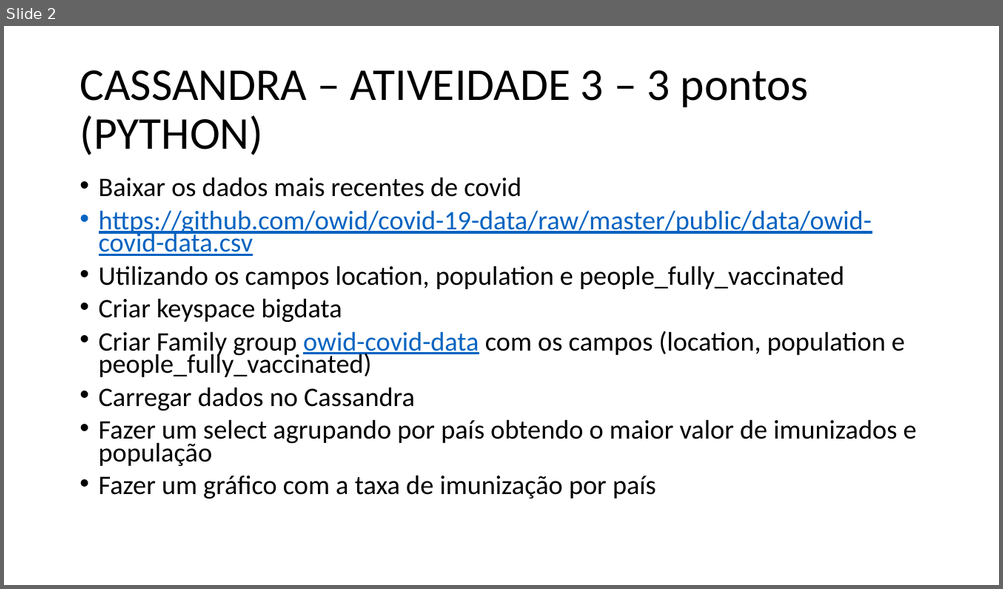
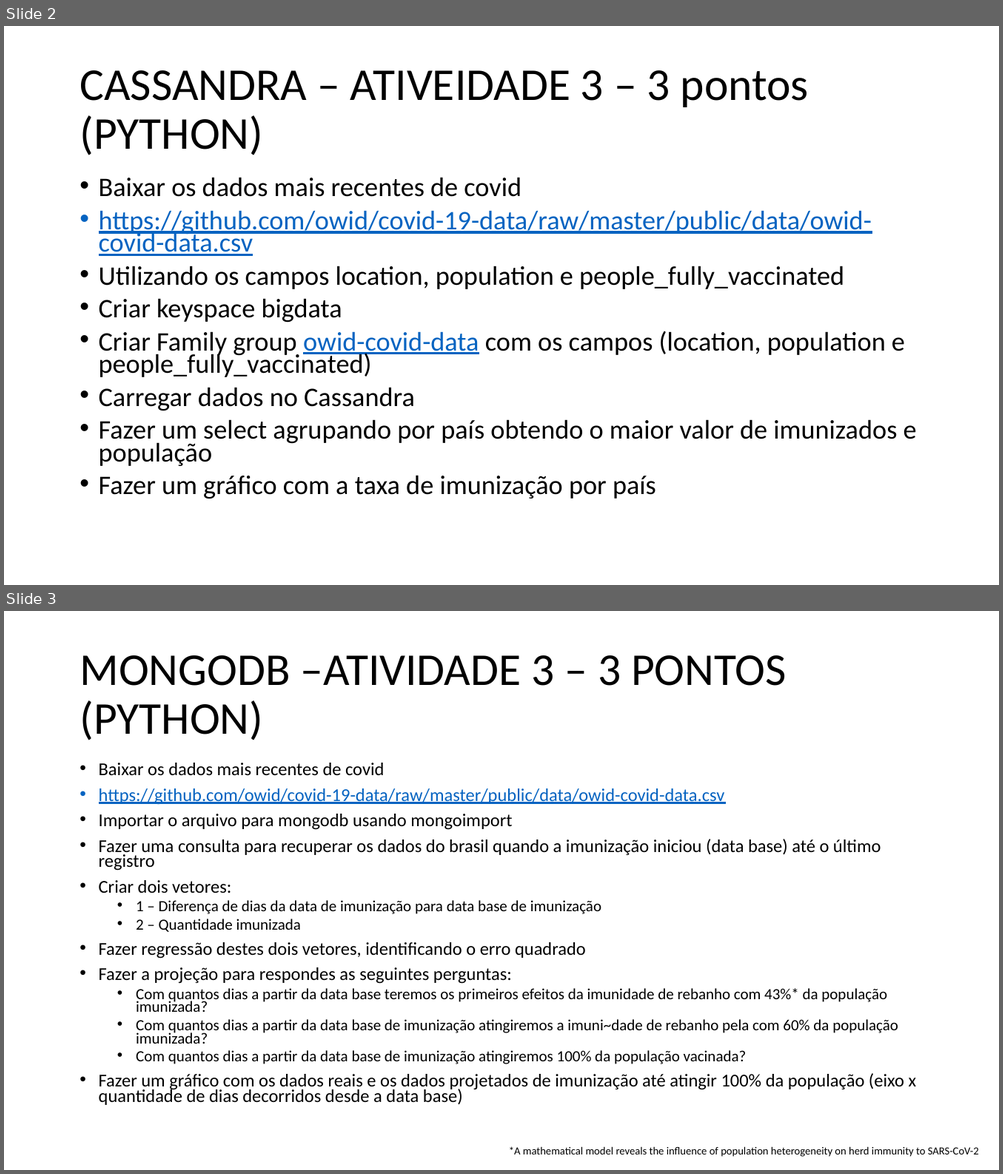
Before and after one commit to antoniomralmeida/ed.ii, a slide deck: ATIVIDADES.pptx. Shown one above the other, each under a label of ours: slide 2 before the commit, slides 2 and 3 after it. The pictures are 1003x589 and 1003x1174 pixels, drawn with LibreOffice and Linux fonts; fonts in the diff are those of the drawing. Boxes give left, top, right and bottom in pixels: in the first picture for what was removed or moved away, otherwise in the second. Text is boxed around its words. In the diff, an @@ line names an element or a change of style, - is before the commit and + after.

```diff
--- a/ATIVIDADES.pptx
+++ b/ATIVIDADES.pptx
@@ slide 3 added at (4, 611, 999, 1170), background #FFFFFF @@
@@ title added at (79, 655, 786, 741), 44 pt, text #000000 @@
+MONGODB –ATIVIDADE 3 – 3 PONTOS (PYTHON)
@@ text added at (99, 763, 916, 1105), 17.5 pt, text #000000 @@
+• Baixar os dados mais recentes de covid
+• https://github.com/owid/covid-19-data/raw/master/public/data/owid-covid-data.csv
+• Importar o arquivo para mongodb usando mongoimport
+• Fazer uma consulta para recuperar os dados do brasil quando a imunização iniciou (data base) até o último registro
+• Criar dois vetores:
+  • 1 – Diferença de dias da data de imunização para data base de imunização
+  • 2 – Quantidade imunizada
+• Fazer regressão destes dois vetores, identificando o erro quadrado
+• Fazer a projeção para respondes as seguintes perguntas:
+  • Com quantos dias a partir da data base teremos os primeiros efeitos da imunidade de rebanho com 43%* da população imunizada?
+  • Com quantos dias a partir da data base de imunização atingiremos a imuni~dade de rebanho pela com 60% da população imunizada?
+  • Com quantos dias a partir da data base de imunização atingiremos 100% da população vacinada?
+• Fazer um gráfico com os dados reais e os dados projetados de imunização até atingir 100% da população (eixo x quantidade de dias decorridos desde a data base)
@@ text added at (509, 1147, 979, 1157), 10.5 pt, text #000000 @@
+*A mathematical model reveals the influence of population heterogeneity on herd immunity to SARS-CoV-2
```
